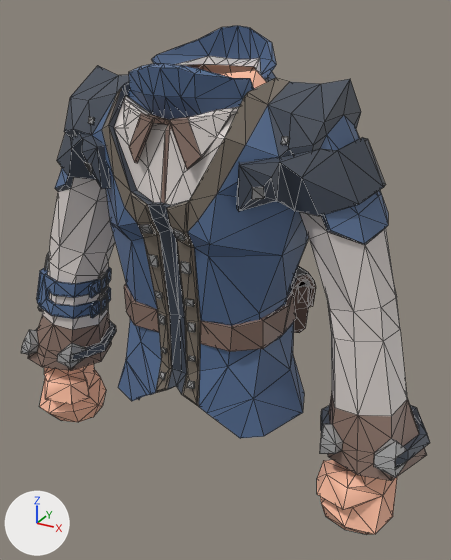
An edit to the COLLADA model Models/Blend/Chestplate/LegendaryNobleRogueChestplate.dae, drawn before and after from the same camera.
Both versions are drawn from a 50 mm camera at (3.43, -5.76, 7.45) aimed at (0.19, 0.12, 4.5). Every picture has the same lights, and +X, +Y and +Z are marked at lower left. Mesh edges are drawn as thin lines. Vertices at the same position are counted once.

Names of what the first picture shows: 'Chest'.
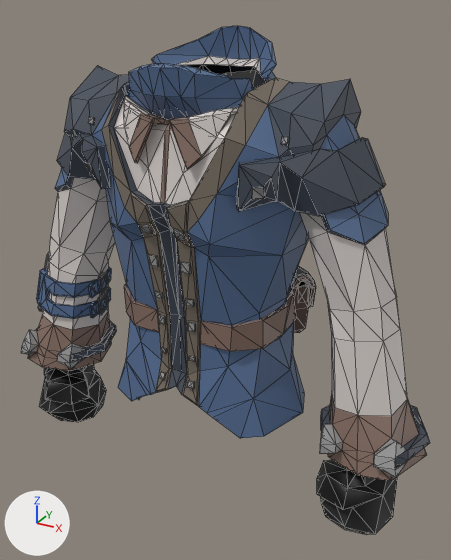
What differs and where, as boxes [x1, y1, x2, y2] in the pictures (451 x 560 px):
part 1 of me_untitled_003, recoloured (beige to black): [40, 64, 398, 534] in both

What changed in the scene script:
```text
Change me_untitled_003:
    where me_untitled_003.from_pydata(...)  # 1527 vertices, 2766 faces; spans x -2.73..2.73, y -0.93..1.11, z 2.04..7.25
    used by ob_chest; location = (0.0, 0.0, 0.0)
    me_untitled_003 part 1: 227 faces centred in x -2.47..2.47, y -0.66..0.66, z 2.07..6.79 are repainted in the vertex colours; the middle colour goes from beige #ffbfa1 to black #000000
```
